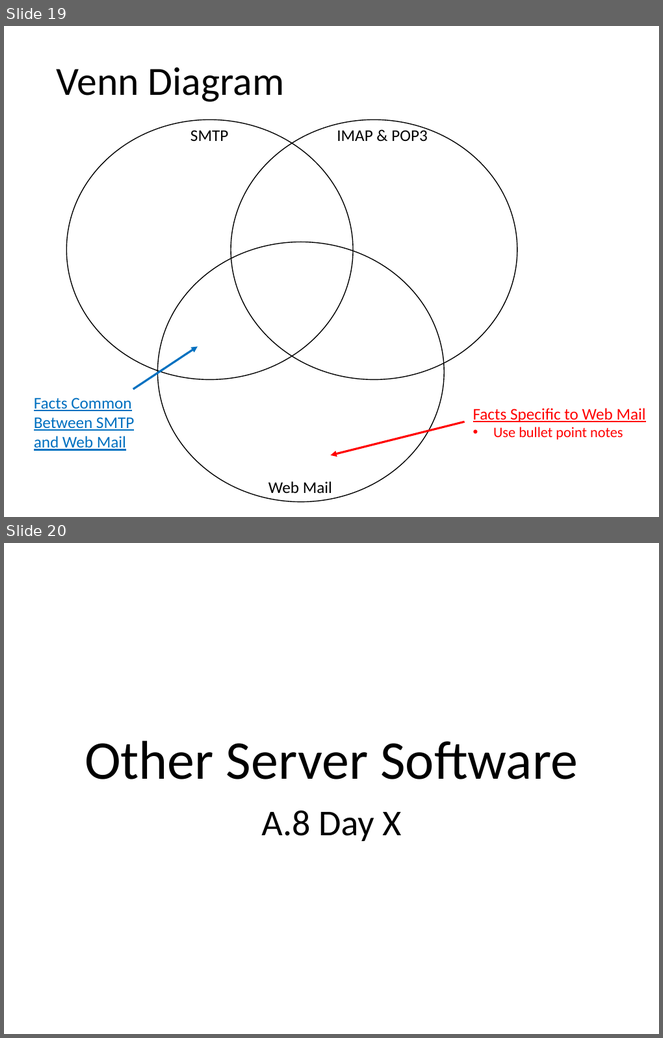
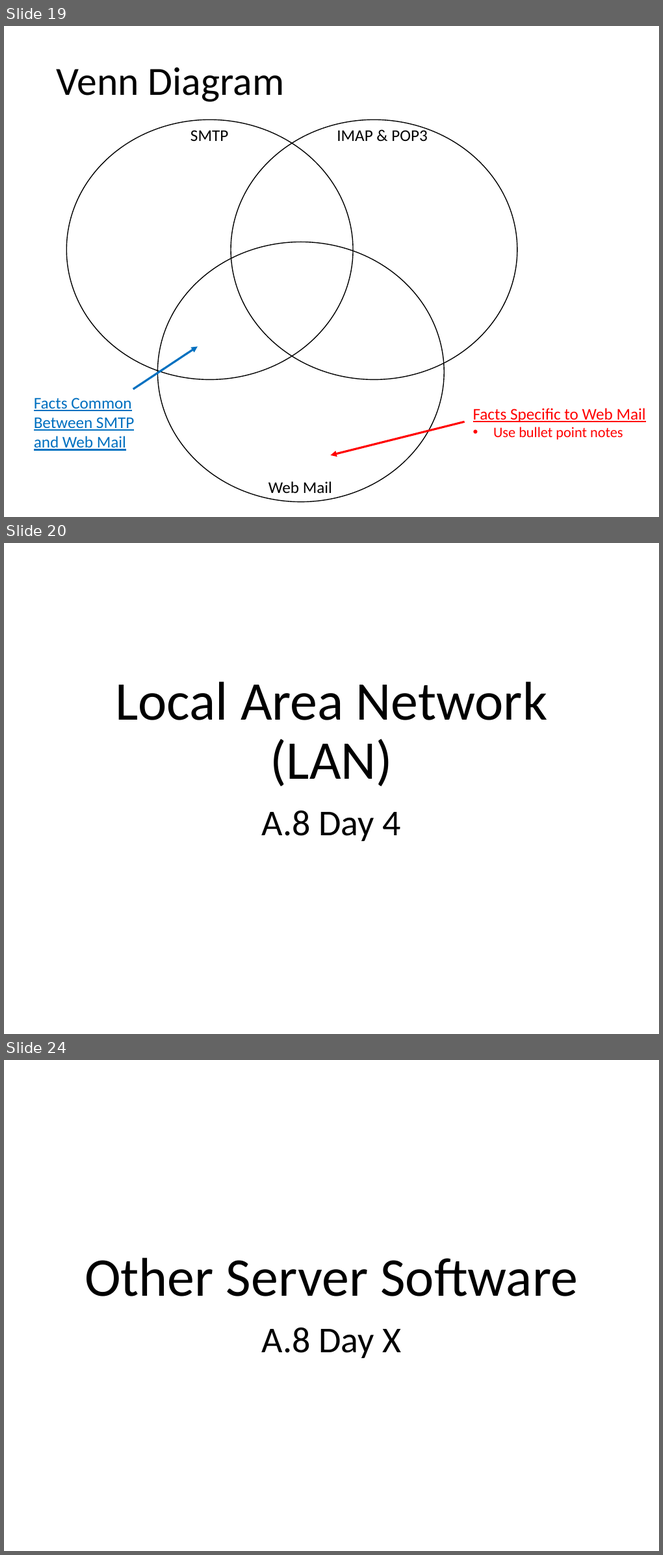
Before and after one commit to Greg5519/ICS3C0, a slide deck: Topic A Computer Systems/A.8 Lesson - World Wide Web.pptx. Shown one above the other, each under a label of ours: slides 19 and 20 before the commit, slides 19, 20 and 24 after it; the slides between them are not shown. The pictures are 663x1038 and 663x1555 pixels, drawn with LibreOffice and Linux fonts; fonts in the diff are those of the drawing. Boxes give left, top, right and bottom in pixels: in the first picture for what was removed or moved away, otherwise in the second. Text is boxed around its words. In the diff, an @@ line names an element or a change of style, - is before the commit and + after.

```diff
--- a/Topic A Computer Systems/A.8 Lesson - World Wide Web.pptx
+++ b/Topic A Computer Systems/A.8 Lesson - World Wide Web.pptx
@@ slide 20 added at box(4, 543, 659, 1034), background #FFFFFF @@
@@ title added at box(115, 681, 547, 787), 60 pt, text #000000 @@
+Local Area Network (LAN)
@@ subtitle added at box(262, 810, 401, 841), 40 pt, text #000000 @@
+A.8 Day 4
@@ what was slide 20 is now slide 24 @@
```
Also in this commit, not shown: 5 other slides added, 2 other files.
